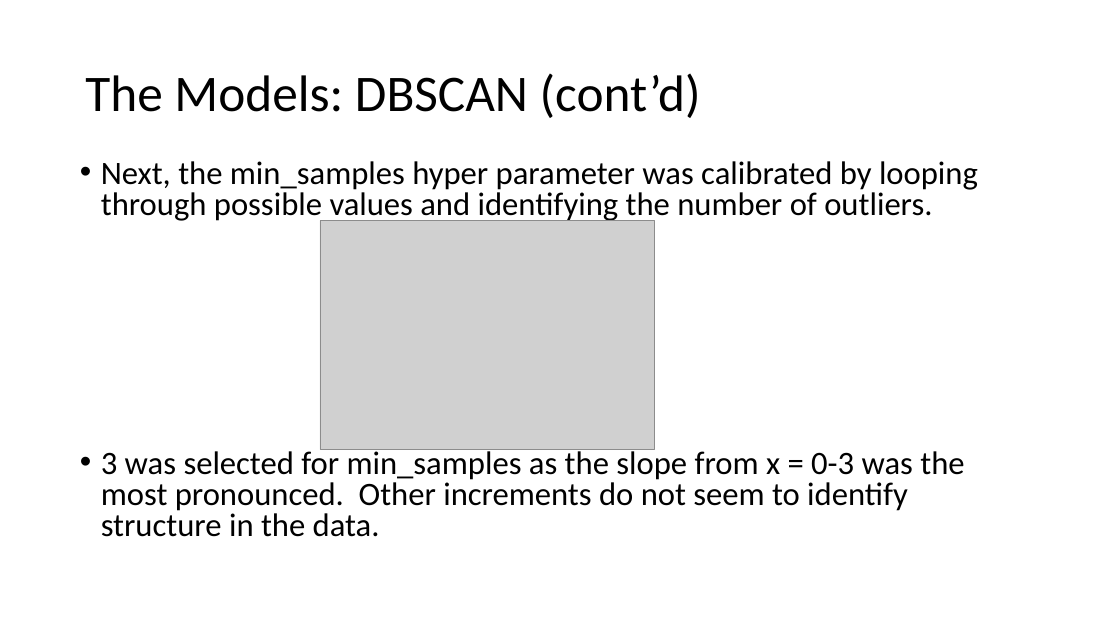
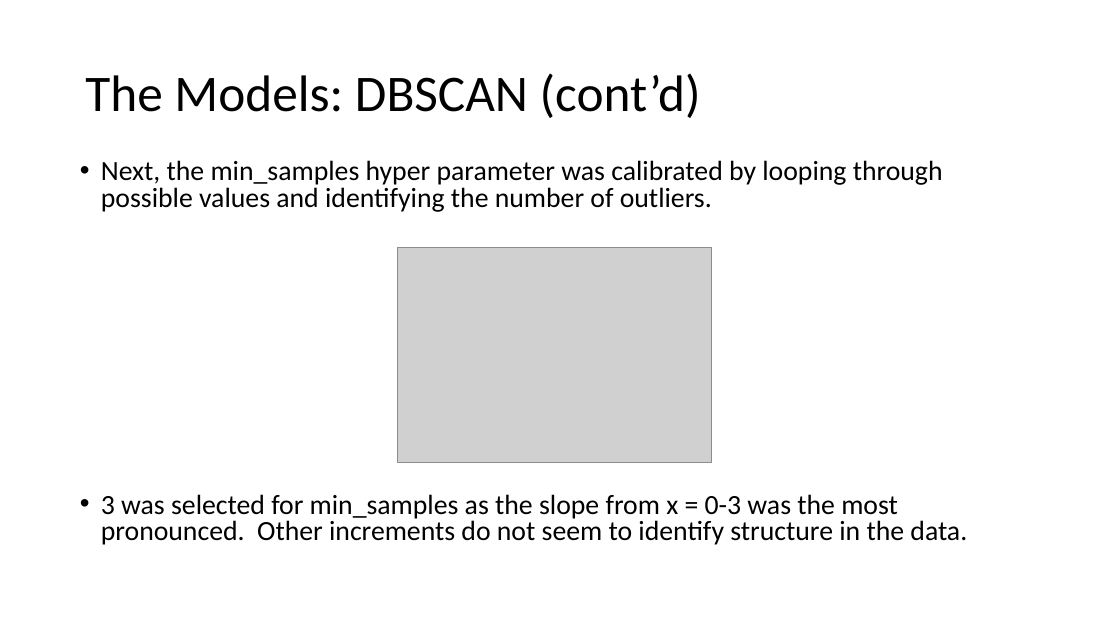
Before and after one commit to M-Matrona/IBM-Machine-Learning-Course, a slide deck: slide 14 of Course_4_Unsupervised_Learning/Classification_Project_Body_Fat_Prediction.pptx. Drawn at 1120x630 pixels with LibreOffice and Linux fonts; fonts in the diff are those of the drawing; grey boxes stand for pictures. Boxes give left, top, right and bottom in pixels: in the first picture for what was removed or moved away, otherwise in the second. Text is boxed around its words. In the diff, an @@ line names an element or a change of style, - is before the commit and + after.

```diff
--- a/Course_4_Unsupervised_Learning/Classification_Project_Body_Fat_Prediction.pptx
+++ b/Course_4_Unsupervised_Learning/Classification_Project_Body_Fat_Prediction.pptx
@@ text "Next, the min_samples hyper parameter ..." at (101, 160, 967, 545): size 28 to 23.8 pt @@
@@ picture: place and size @@
-picture at (320, 221, 655, 450)
+picture at (397, 248, 711, 463)
```
Also in this commit, not shown: 10 other slides changed, 2 slides added, 2 slides removed, 4 other files.
